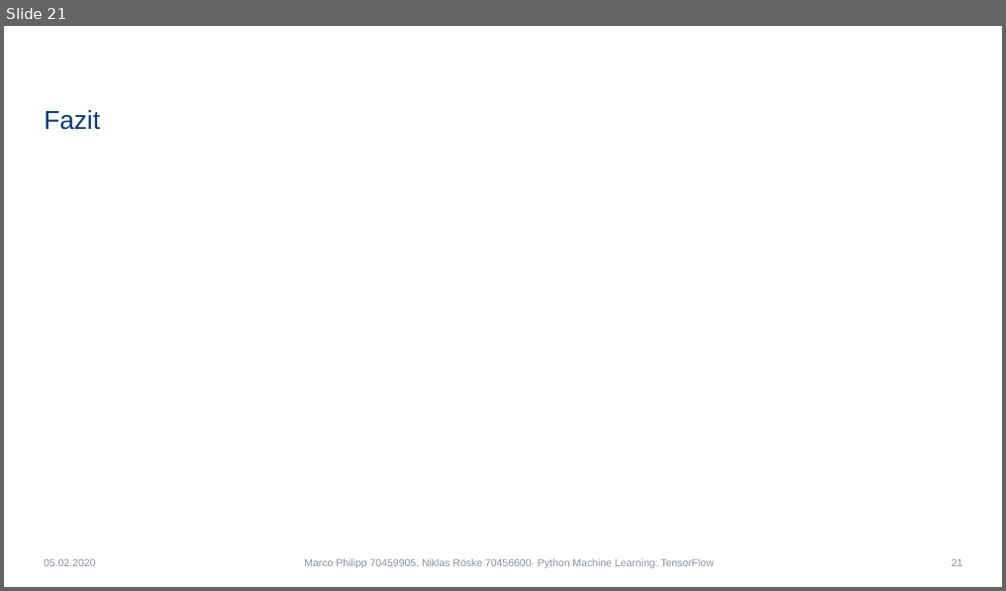
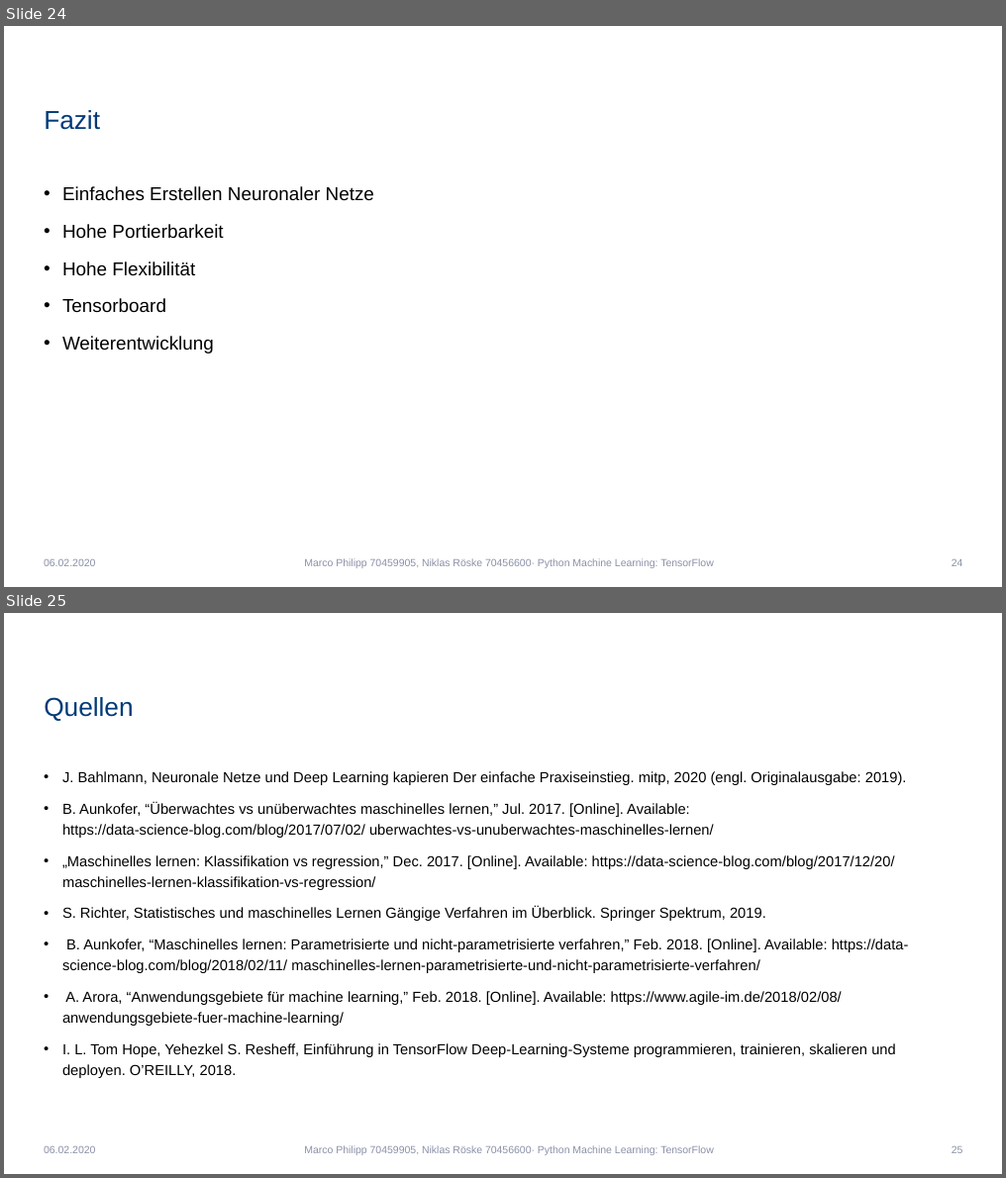
Before and after one commit to Niklas1997Git/Seminar, a slide deck: SeminarPräsentation.pptx. Shown one above the other, each under a label of ours: slide 21 before the commit, slides 24 and 25 after it. The pictures are 1006x591 and 1006x1178 pixels, drawn with LibreOffice and Linux fonts; fonts in the diff are those of the drawing; background and template pictures are left out. Boxes give left, top, right and bottom in pixels: in the first picture for what was removed or moved away, otherwise in the second. Text is boxed around its words. In the diff, an @@ line names an element or a change of style, - is before the commit and + after.

```diff
--- a/SeminarPräsentation.pptx
+++ b/SeminarPräsentation.pptx
@@ slide 25 added at bbox=[4, 613, 1002, 1174], background #FFFFFF @@
@@ title added at bbox=[44, 697, 133, 721], 25 pt, text #003A79 @@
+Quellen
@@ text added at bbox=[62, 771, 909, 1078], 14 pt, text #000000 @@
+• J. Bahlmann, Neuronale Netze und Deep Learning kapieren Der einfache Praxiseinstieg. mitp, 2020 (engl. Originalausgabe: 2019).
+• B. Aunkofer, “Überwachtes vs unüberwachtes maschinelles lernen,” Jul. 2017. [Online]. Available: https://data-science-blog.com/blog/2017/07/02/ uberwachtes-vs-unuberwachtes-maschinelles-lernen/
+• „Maschinelles lernen: Klassiﬁkation vs regression,” Dec. 2017. [Online]. Available: https://data-science-blog.com/blog/2017/12/20/ maschinelles-lernen-klassiﬁkation-vs-regression/
+• S. Richter, Statistisches und maschinelles Lernen Gängige Verfahren im Überblick. Springer Spektrum, 2019.
+• B. Aunkofer, “Maschinelles lernen: Parametrisierte und nicht-parametrisierte verfahren,” Feb. 2018. [Online]. Available: https://data-science-blog.com/blog/2018/02/11/ maschinelles-lernen-parametrisierte-und-nicht-parametrisierte-verfahren/
+• A. Arora, “Anwendungsgebiete für machine learning,” Feb. 2018. [Online]. Available: https://www.agile-im.de/2018/02/08/ anwendungsgebiete-fuer-machine-learning/
+• I. L. Tom Hope, Yehezkel S. Resheff, Einführung in TensorFlow Deep-Learning-Systeme programmieren, trainieren, skalieren und deployen. O’REILLY, 2018.
@@ text added at bbox=[44, 1147, 95, 1154], 10 pt, text #8C91A8 @@
+06.02.2020
@@ text added at bbox=[304, 1146, 714, 1156], 10 pt, text #8C91A8 @@
+Marco Philipp 70459905, Niklas Röske 70456600· Python Machine Learning: TensorFlow
@@ page number added at bbox=[951, 1147, 963, 1154], 10 pt, text #8C91A8 @@
+25
@@ what was slide 21 is now slide 24 @@
@@ slide 24 changed as well @@
@@ text added at bbox=[62, 186, 374, 354], 18 pt, text #000000 @@
+• Einfaches Erstellen Neuronaler Netze
+• Hohe Portierbarkeit
+• Hohe Flexibilität
+• Tensorboard
+• Weiterentwicklung
@@ page number at bbox=[951, 560, 963, 567]: text changed @@
-21
+24
```
Also in this commit, not shown: 19 other slides changed, 3 other slides added.
